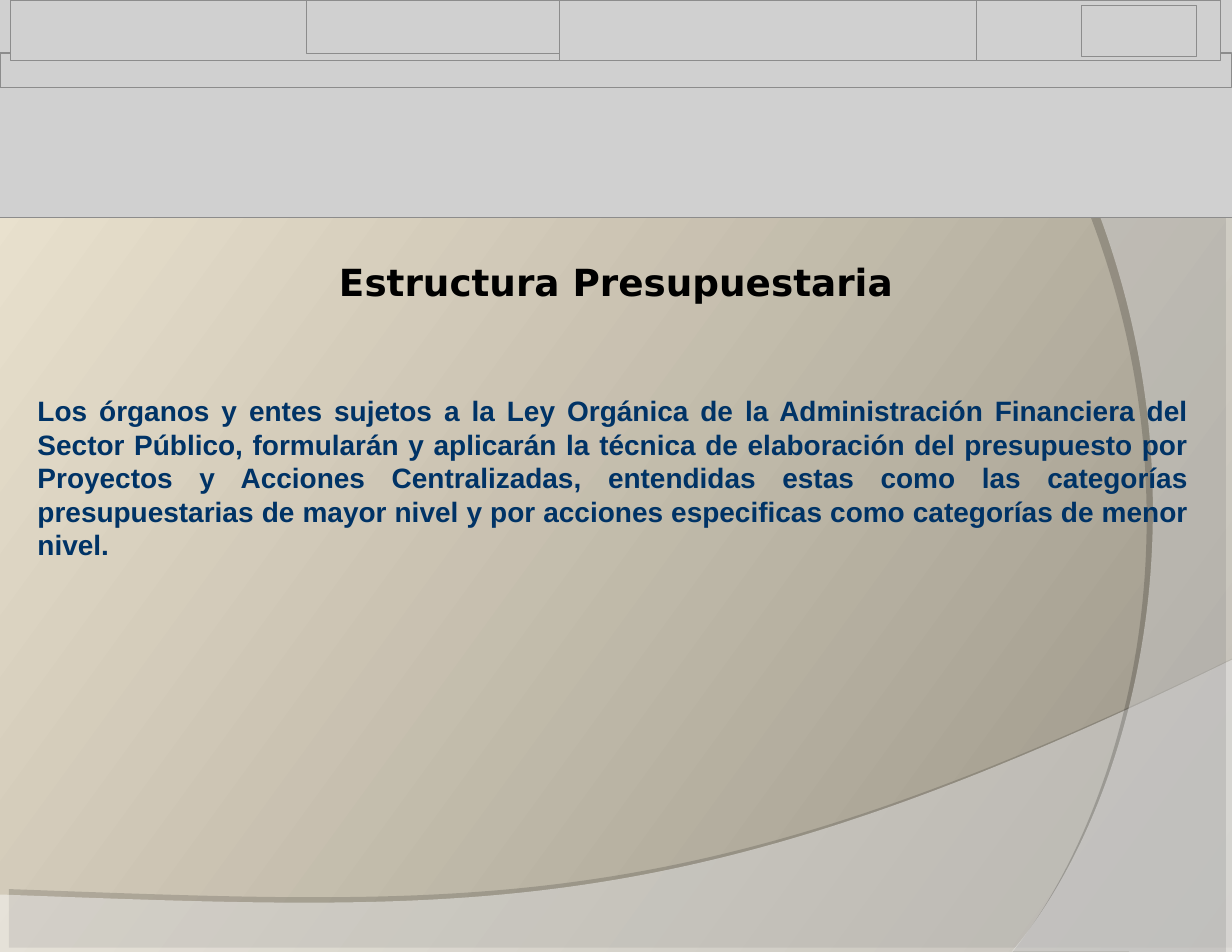
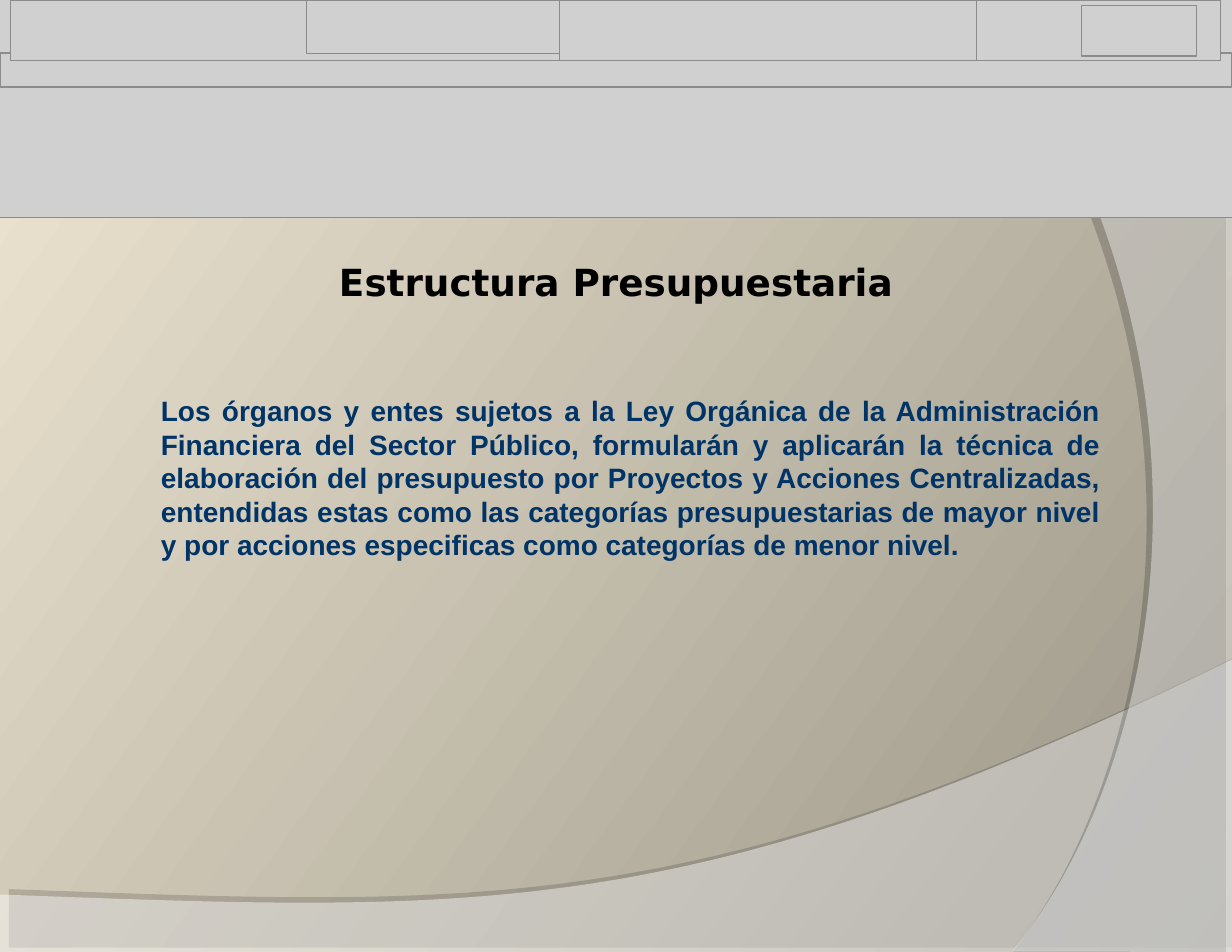
Before and after one commit to alisira/sgf, a slide deck: slide 3 of SOPORTE/Integracion_Sigefirrhh_Sigecof.ppt. Drawn at 1232x952 pixels with LibreOffice and Linux fonts; fonts in the diff are those of the drawing; grey boxes stand for pictures; background and template pictures are left out. Boxes give left, top, right and bottom in pixels: in the first picture for what was removed or moved away, otherwise in the second. Text is boxed around its words. In the diff, an @@ line names an element or a change of style, - is before the commit and + after.

```diff
--- a/SOPORTE/Integracion_Sigefirrhh_Sigecof.ppt
+++ b/SOPORTE/Integracion_Sigefirrhh_Sigecof.ppt
@@ text "Los órganos y entes sujetos ..." rewrapped from box(37, 400, 1188, 556) to box(161, 400, 1100, 561) @@
```
Also in this commit, not shown: 4 other slides changed, 16 slides added, 7 slides removed.
